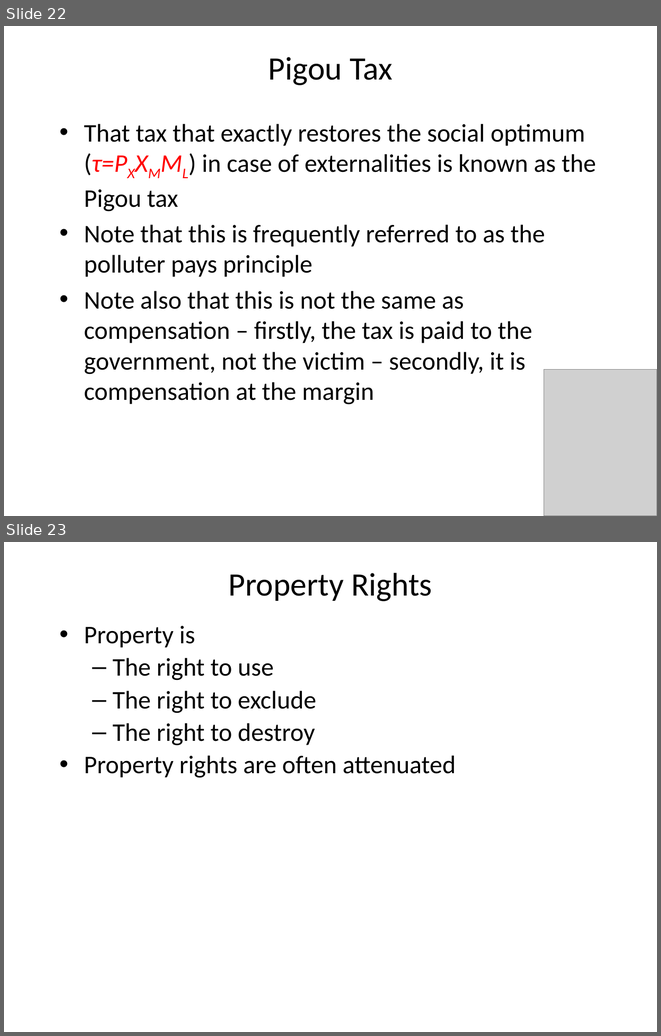
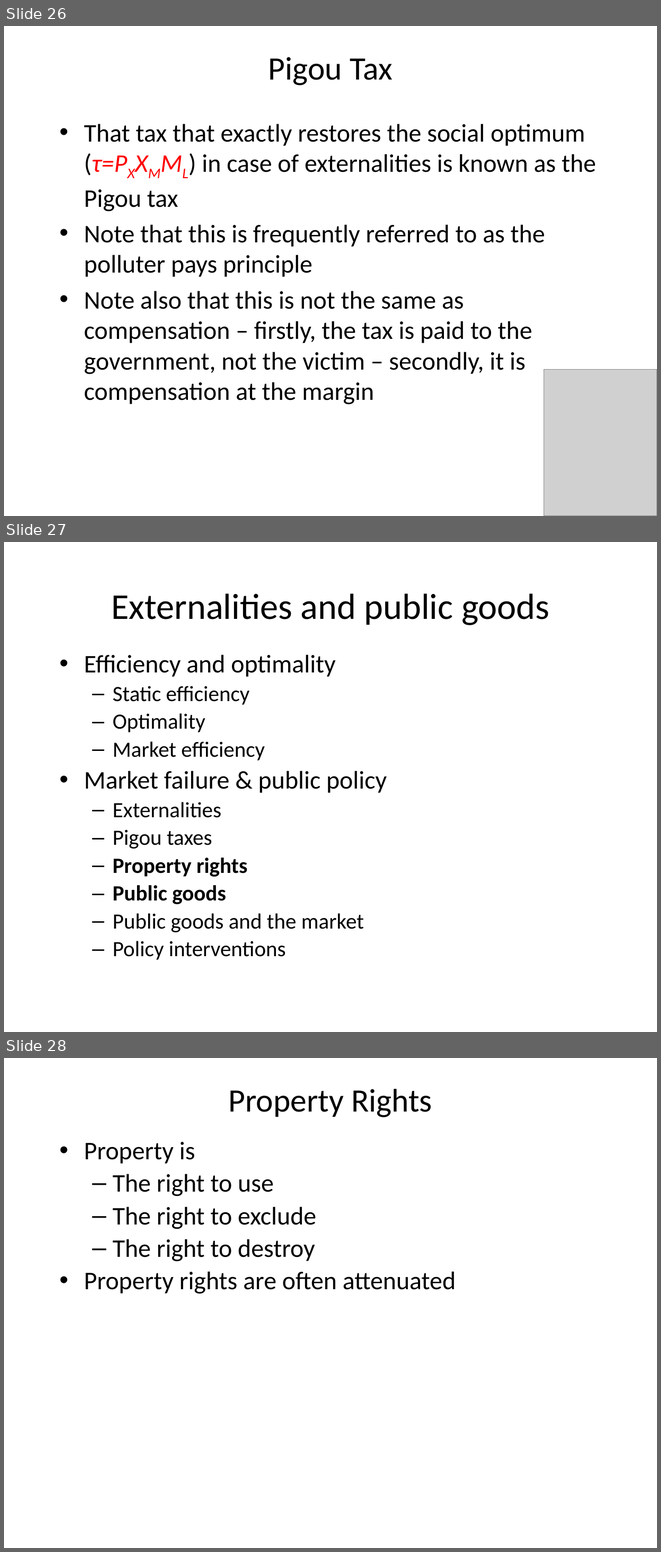
Before and after one commit to rtol/Environmental-Economics, a slide deck: EE2 Externalities.pptx. Shown one above the other, each under a label of ours: slides 22 and 23 before the commit, slides 26, 27 and 28 after it. The pictures are 661x1036 and 661x1552 pixels, drawn with LibreOffice and Linux fonts; fonts in the diff are those of the drawing; grey boxes stand for pictures. Boxes give left, top, right and bottom in pixels: in the first picture for what was removed or moved away, otherwise in the second. Text is boxed around its words. In the diff, an @@ line names an element or a change of style, - is before the commit and + after.

```diff
--- a/EE2 Externalities.pptx
+++ b/EE2 Externalities.pptx
@@ slide 27 added at (x1=4, y1=542, x2=657, y2=1032), background #FFFFFF @@
@@ title added at (x1=111, y1=593, x2=550, y2=625), 40 pt, text #000000 @@
+Externalities and public goods
@@ text added at (x1=84, y1=654, x2=387, y2=932), 24 pt, text #000000 @@
+• Efficiency and optimality
+  – Static efficiency
+  – Optimality
+  – Market efficiency
+• Market failure & public policy
+  – Externalities
+  – Pigou taxes
+  – Property rights
+  – Public goods
+  – Public goods and the market
+  – Policy interventions
@@ what was slide 22 is now slide 26 @@
@@ what was slide 23 is now slide 28 @@
```
Also in this commit, not shown: 4 slides changed, 5 other slides added, 1 other file.
